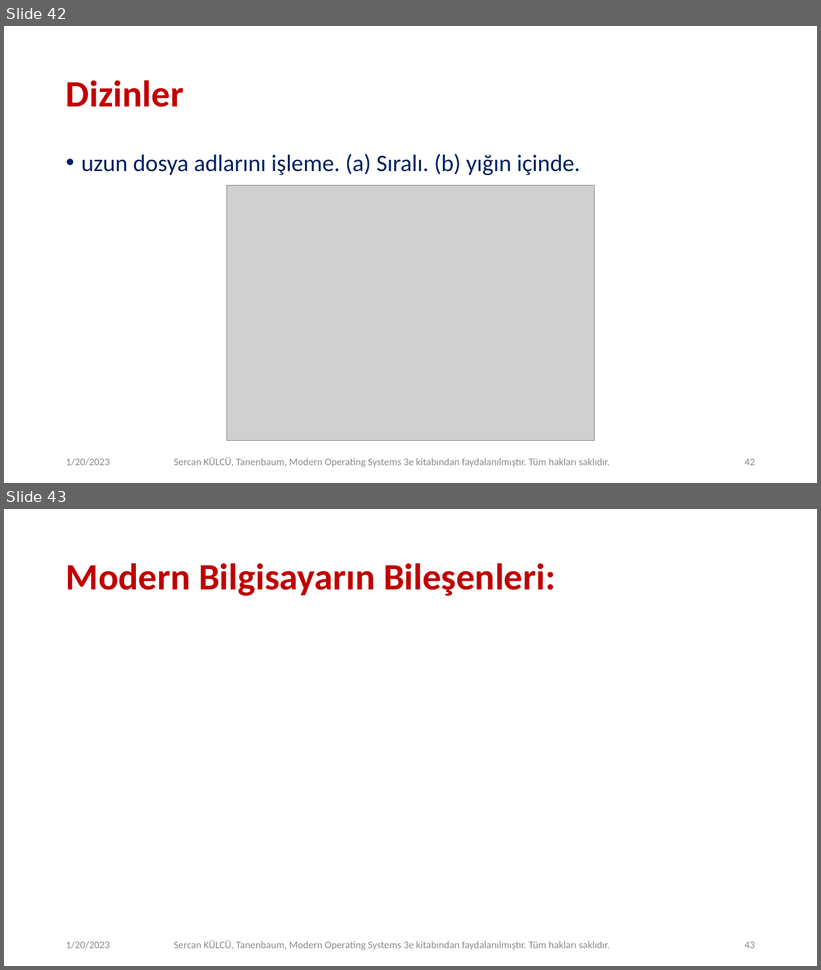
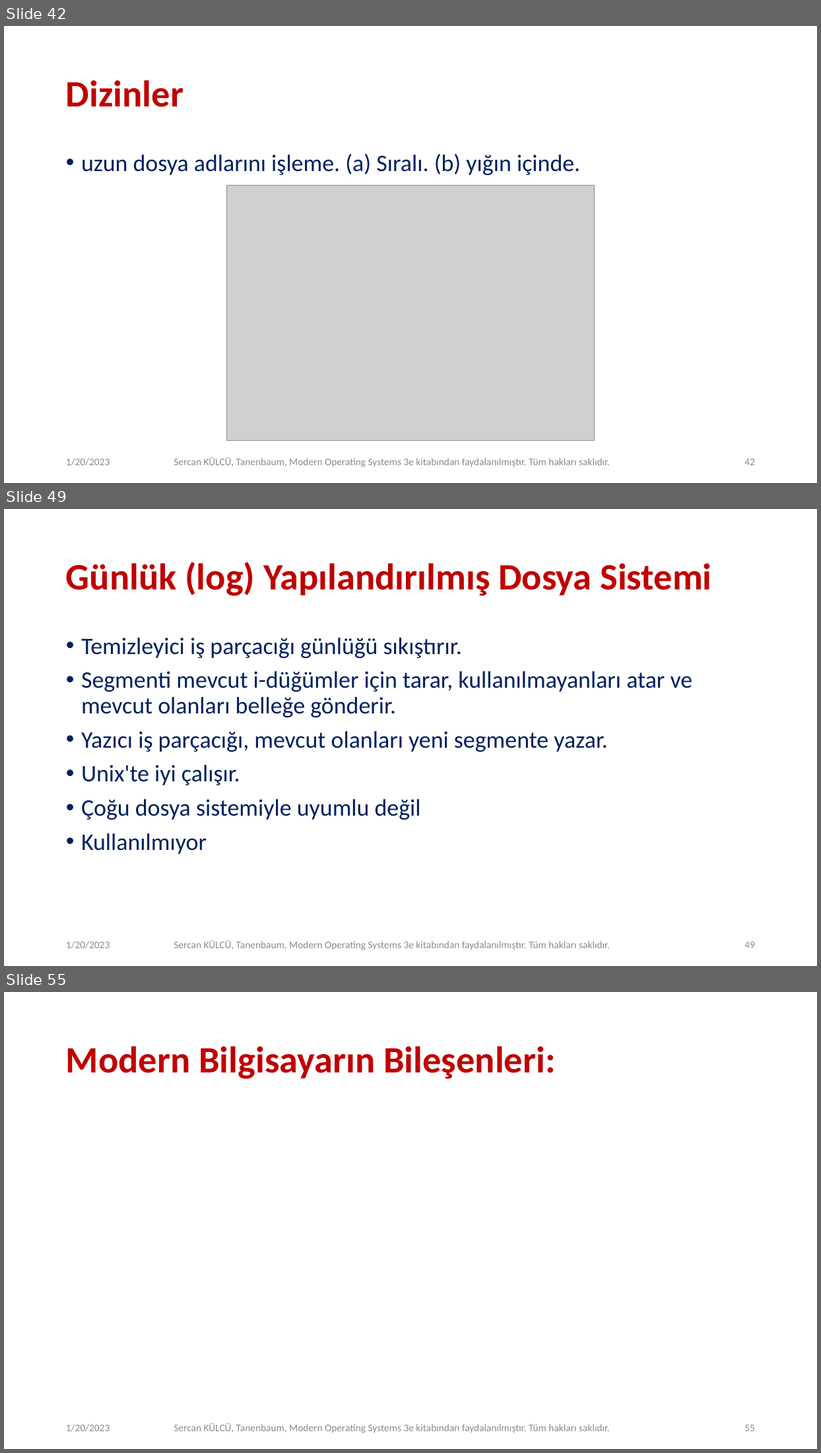
Before and after one commit to sercankulcu/sercankulcu.github.io, a slide deck: files/os/4_Bolum_4_Dosya.pptx. Shown one above the other, each under a label of ours: slides 42 and 43 before the commit, slides 42, 49 and 55 after it; the slides between them are not shown. The pictures are 821x970 and 821x1453 pixels, drawn with LibreOffice and Linux fonts; fonts in the diff are those of the drawing; grey boxes stand for pictures. Boxes give left, top, right and bottom in pixels: in the first picture for what was removed or moved away, otherwise in the second. Text is boxed around its words. In the diff, an @@ line names an element or a change of style, - is before the commit and + after.

```diff
--- a/files/os/4_Bolum_4_Dosya.pptx
+++ b/files/os/4_Bolum_4_Dosya.pptx
@@ slide 49 added at box(4, 509, 817, 966), background #FFFFFF @@
@@ title added at box(66, 562, 712, 596), 44 pt, text #C00000, bold @@
+Günlük (log) Yapılandırılmış Dosya Sistemi
@@ text added at box(81, 638, 693, 854), 28 pt, text #002060 @@
+• Temizleyici iş parçacığı günlüğü sıkıştırır.
+• Segmenti mevcut i-düğümler için tarar, kullanılmayanları atar ve mevcut olanları belleğe gönderir.
+• Yazıcı iş parçacığı, mevcut olanları yeni segmente yazar.
+• Unix'te iyi çalışır.
+• Çoğu dosya sistemiyle uyumlu değil
+• Kullanılmıyor
@@ text added at box(66, 941, 110, 949), 12 pt, text #8C8C8C @@
+1/20/2023
@@ text added at box(174, 941, 610, 951), 12 pt, text #8C8C8C @@
+Sercan KÜLCÜ, Tanenbaum, Modern Operating Systems 3e kitabından faydalanılmıştır. Tüm hakları saklıdır.
@@ page number added at box(745, 942, 755, 949), 12 pt, text #8C8C8C @@
+49
@@ what was slide 43 is now slide 55 @@
@@ page number at box(745, 1425, 755, 1432): text changed @@
-43
+55
```
Also in this commit, not shown: 34 other slides added, 1 other file.
